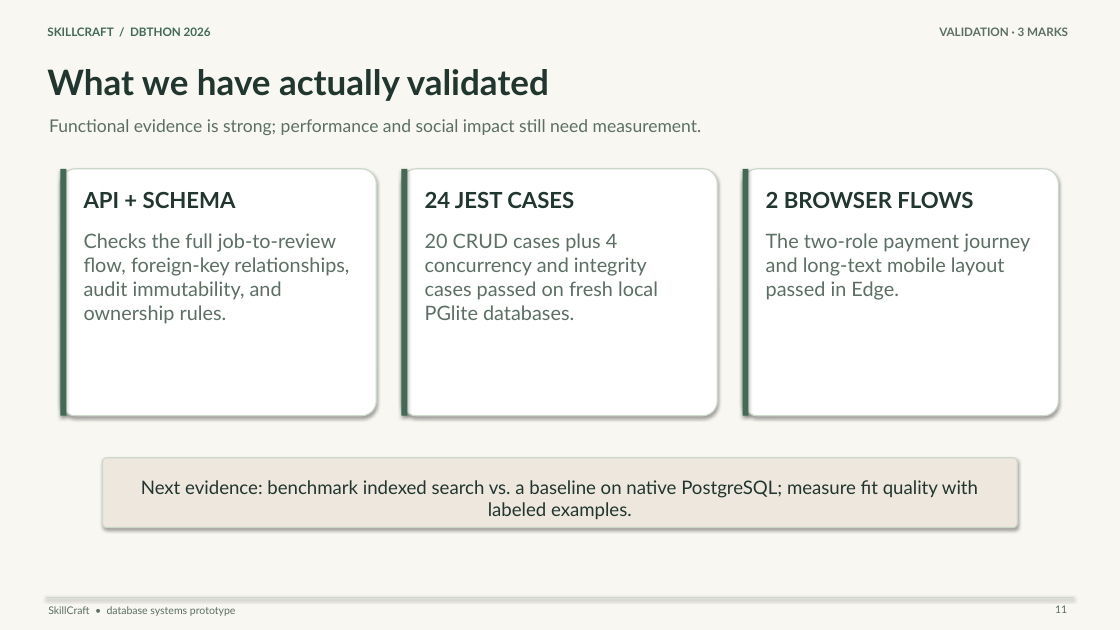
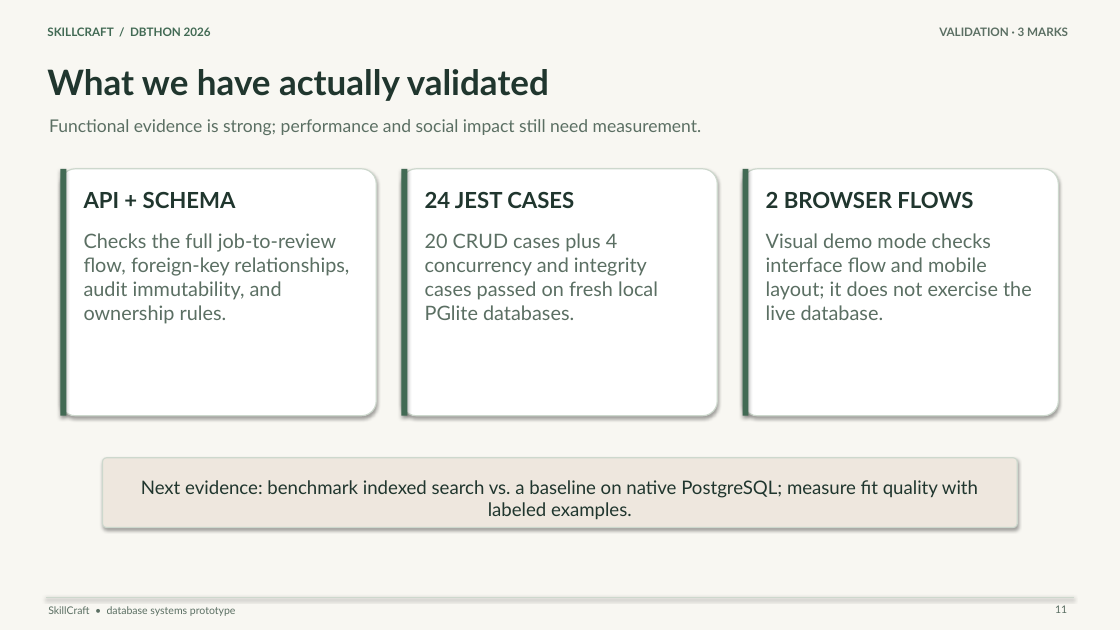
Before and after one commit to vedikaagarwal28/skill-craft, a slide deck: slide 11 of docs/SkillCraft_DBTHON_2026_Panel.pptx. Drawn at 1120x630 pixels with LibreOffice and Linux fonts; fonts in the diff are those of the drawing. Boxes give left, top, right and bottom in pixels: in the first picture for what was removed or moved away, otherwise in the second. Text is boxed around its words. In the diff, an @@ line names an element or a change of style, - is before the commit and + after.

```diff
--- a/docs/SkillCraft_DBTHON_2026_Panel.pptx
+++ b/docs/SkillCraft_DBTHON_2026_Panel.pptx
@@ text at (766,233,1032,320): text changed @@
-The two-role payment journey and long-text mobile layout passed in Edge.
+Visual demo mode checks interface flow and mobile layout; it does not exercise the live database.
```
Also in this commit, not shown: 2 other slides changed, 1 slide added, 16 other files.
